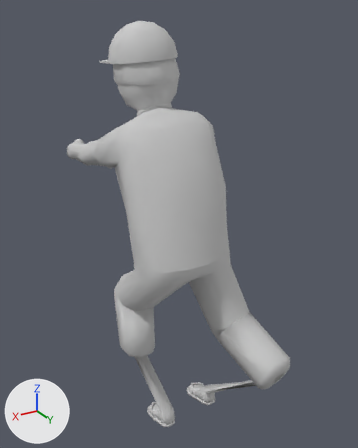
One commit to the FBX model RacoonSquad/Assets/Meshes/SK_Human.FBX: the scene before it, then after it.
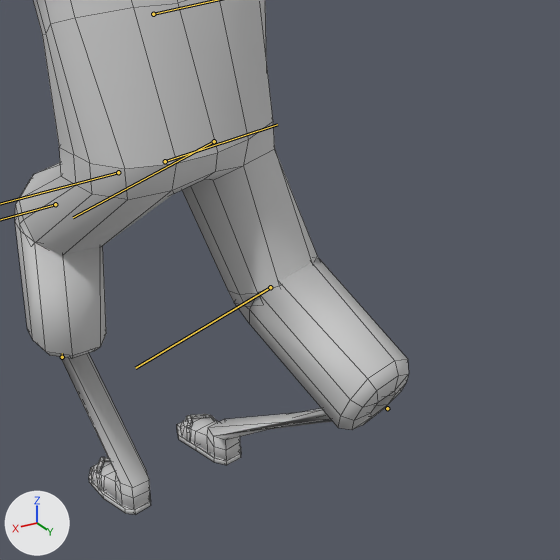
Each version appears first whole from a 50 mm lens placed at (1.124, 1.741, 1.906), pointed at (-0.066, -0.244, 0.914), and next in a close-up on the part from 30% to 100% of the width and 44% to 100% of the height. Arrows for +X, +Y and +Z are at lower left; the lights stay in place. Both versions are drawn at frame 86 of the action 'Take 001'; the numbers are the values there. The bones that bend it are drawn over the model as lines in the close-ups. The close-ups show mesh edges as thin lines.

Objects in the first close-up: 'body'.
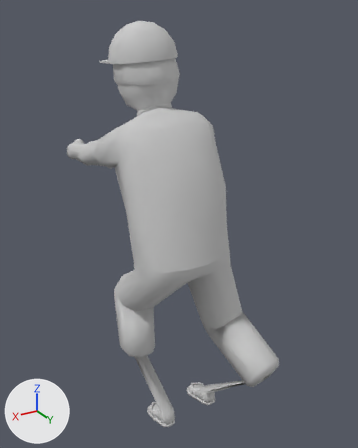
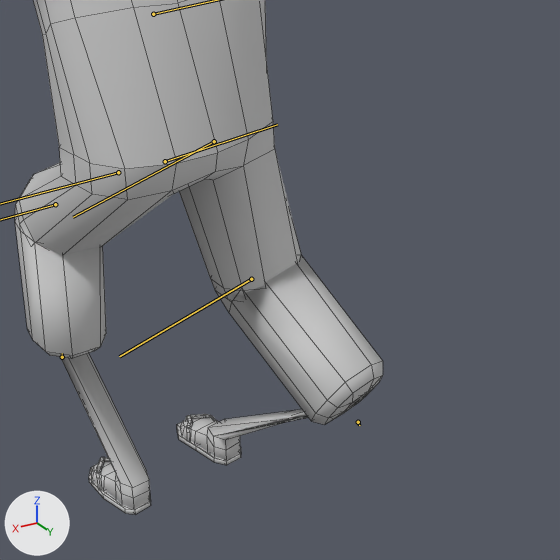
Changed parts and their boxes [x1, y1, x2, y2] in the close-ups (560 x 560 px):
'body', posed: before [15, 0, 409, 514]; after [15, 0, 383, 514]
bone 'R_LegDown', root to tip: before (270, 287) to (135, 368); after (251, 279) to (119, 356)

What the commit changed:
Bone 'R_LegUp' (bone_r_legup) turns from (3, 24, -11) to (3, 12, -12) degrees about its own x, y and z.
Bone 'R_LegDown' (bone_r_legdown) turns from (0, 39, 1) to (0, 43, 1) degrees about its own x, y and z.
Object 'C_R_Foot' (bone_rig_object) moves from (-15.96625, 40.9754, -48.3546) to (-15.96625, 31.71679, -40.39896).
Object 'C_R_Foot' (bone_rig_object) turns from (-71, 25, -84) to (-68, -1, -92) degrees about its own x, y and z.
